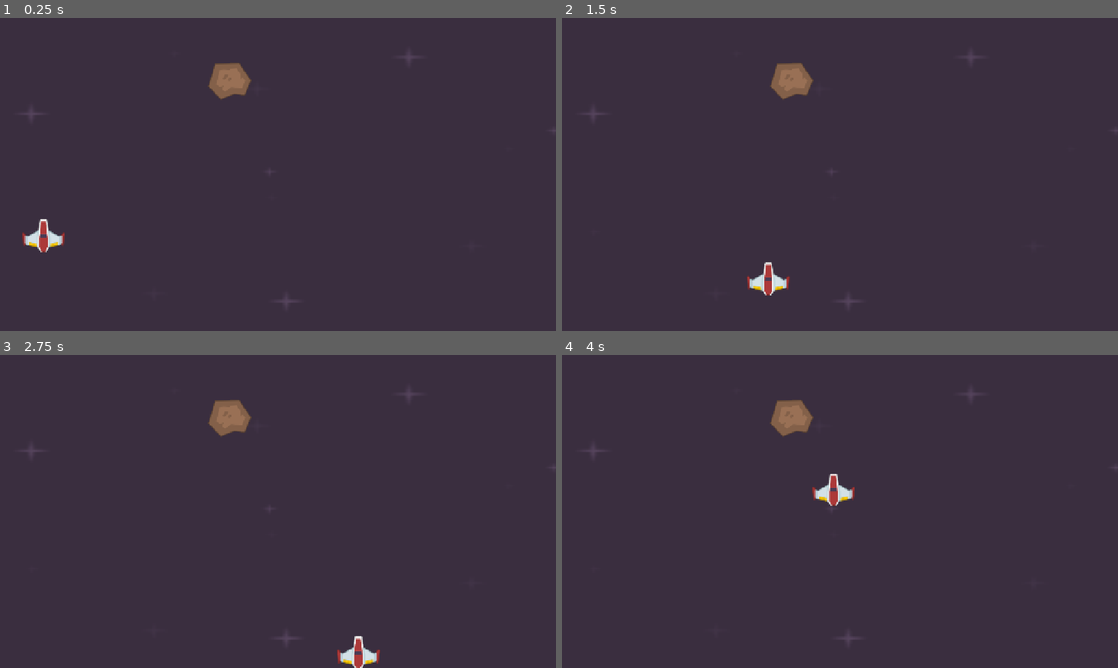
Above: before the commit, frames 1-4 (two rows, left to right).
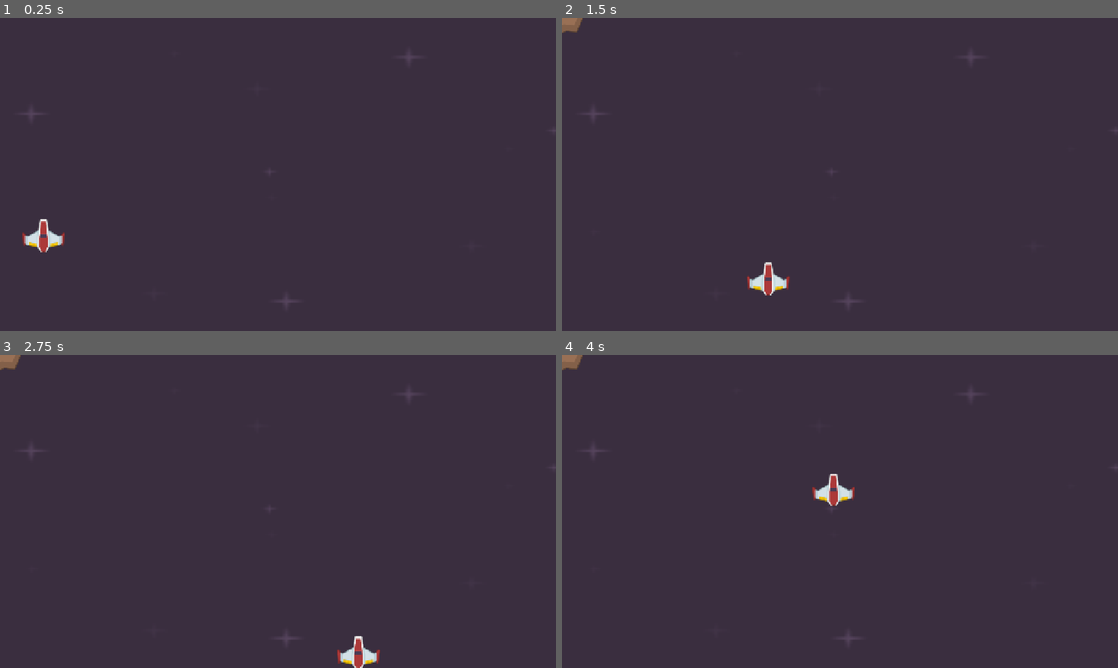
Above: after the commit, the same moments.

Repository: ORGinalBIbEK/space-shooter
Game: Godot game, scene res://scenes/level.tscn
Two runs of this game, one before a commit and one after it. Both use one fixed random seed, a clock stepped at 60 frames per second and the inputs below.
Inputs:
- Up to frame 1 (0.25 s): no input
- Up to frame 2 (1.5 s): tap Enter at 0.5 s; hold Right (right) 0.53-1.28 s; hold Down (down) from 1.28 s (still down)
- Up to frame 3 (2.75 s): tap Space at 2 s; release Down (down) at 2.03 s; hold Right (right) from 2.03 s (still down)
- Up to frame 4 (4 s): release Right (right) at 2.78 s; hold Up (up) 2.78-3.53 s; hold Left (left) from 3.53 s (still down)

The runs differ from the first frame. In frame 1, 0.7% of the frame differs, in the area x 37-46%, y 14-27%; in frame 2, 0.8%; in frame 3, 0.8%; in frame 4, 0.8%, in the area x 0-46%, y 0-27%.

Commit message:
setting up meteors

Diff:
--- a/scenes/level.gd
+++ b/scenes/level.gd
@@ -1,9 +1,10 @@
 extends Node2D
 
-
-func _on_timer_timeout() -> void:
-	print('meteor')
-
+#1. load the scene
+var meteor_scene:PackedScene=load("res://scenes/meteor.tscn")
 
 func _on_meteor_timer_timeout() -> void:
-	pass # Replace with function body.
+	#2. create an instance
+	var meteor = meteor_scene.instantiate()
+	#3. attach the node to the scene tree
+	$Meteros.add_child(meteor)
--- a/scenes/level.tscn
+++ b/scenes/level.tscn
@@ -3,7 +3,6 @@
 [ext_resource type="PackedScene" uid="uid://wps0hpecyxnr" path="res://scenes/player.tscn" id="1_2q6dc"]
 [ext_resource type="Script" uid="uid://dyys16d60e4g2" path="res://scenes/level.gd" id="1_mx8sn"]
 [ext_resource type="Texture2D" uid="uid://cnl5nmeq6ga2l" path="res://Backgrounds/darkPurple.png" id="1_w8frs"]
-[ext_resource type="PackedScene" uid="uid://cyqqgordmh7pa" path="res://scenes/meteor.tscn" id="3_mx8sn"]
 
 [sub_resource type="RectangleShape2D" id="RectangleShape2D_60jjh"]
 size = Vector2(119, 720)
@@ -21,9 +20,6 @@
 
 [node name="Player" parent="." unique_id=442333348 instance=ExtResource("1_2q6dc")]
 position = Vector2(574, 378)
-
-[node name="Meteor" parent="." unique_id=164773529 instance=ExtResource("3_mx8sn")]
-position = Vector2(529, 145)
 
 [node name="Borders" type="Node2D" parent="." unique_id=173986610]
 
@@ -51,7 +47,9 @@
 position = Vector2(635, 769)
 shape = SubResource("RectangleShape2D_w8frs")
 
-[node name="Timer" type="Timer" parent="." unique_id=2105977179]
+[node name="MeteorTimer" type="Timer" parent="." unique_id=2105977179]
 autostart = true
 
-[connection signal="timeout" from="Timer" to="." method="_on_timer_timeout"]
+[node name="Meteros" type="Node2D" parent="." unique_id=448544635]
+
+[connection signal="timeout" from="MeteorTimer" to="." method="_on_meteor_timer_timeout"]
